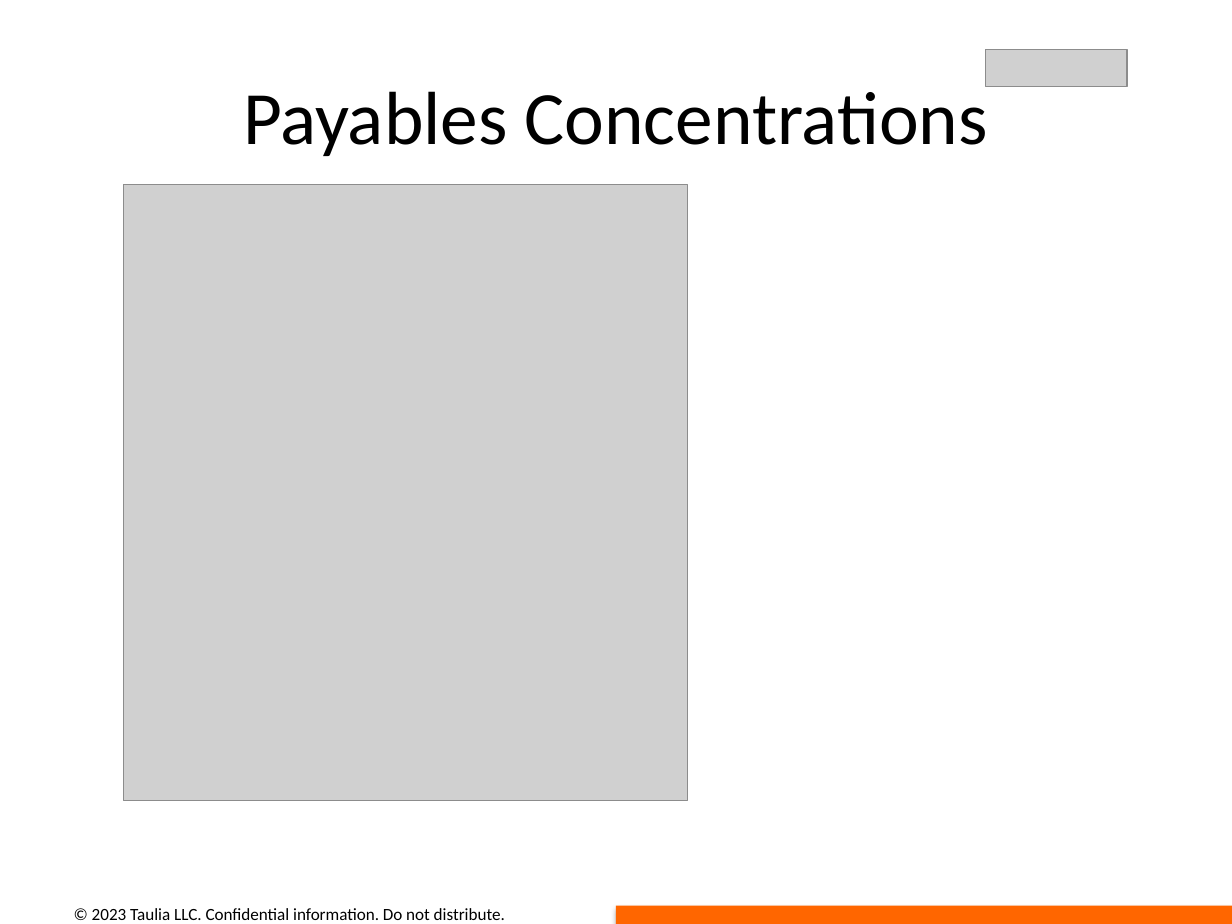
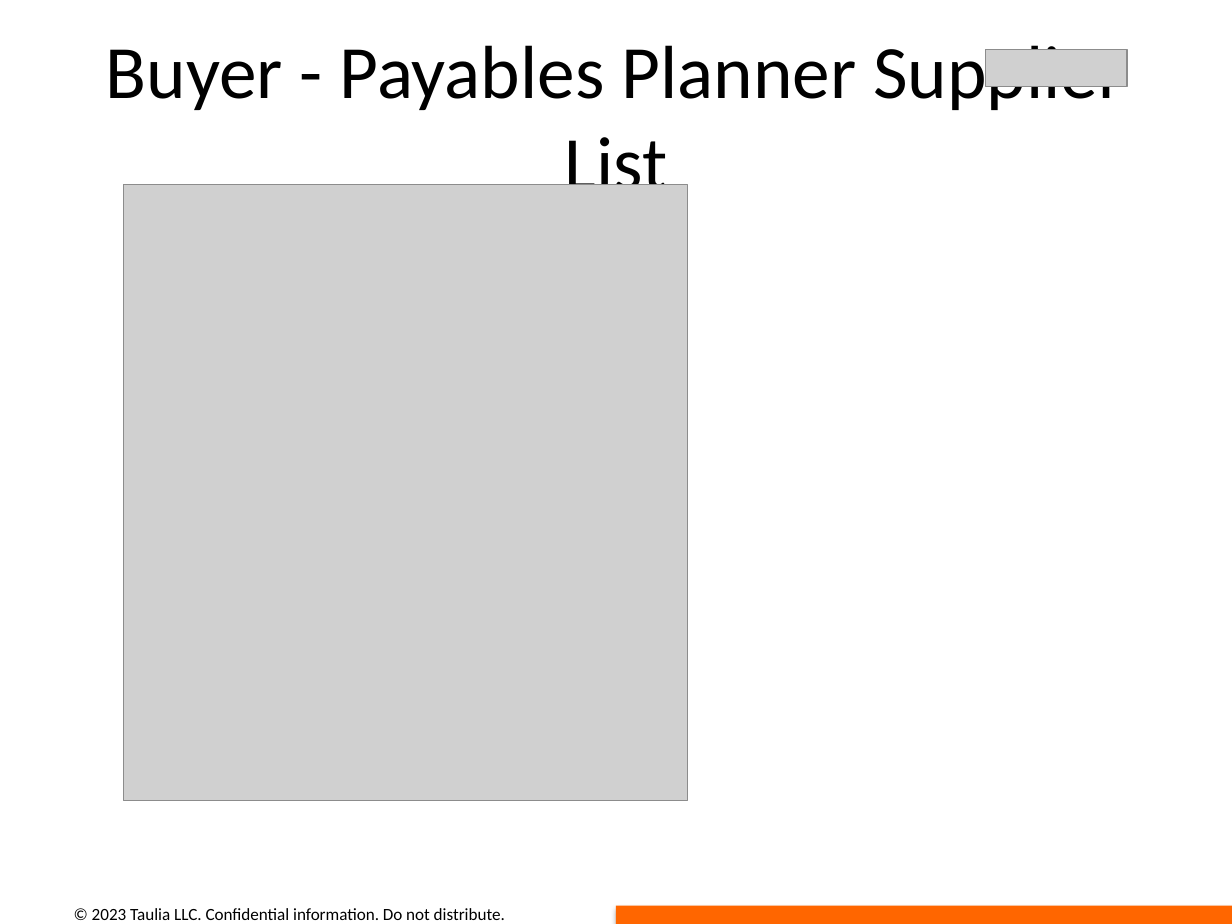
Before and after one commit to dimitarivanov-taulia/opportunity_deck_automation, a slide deck: slide 4 of presentations/output_presentation.pptx (slide 11 before the commit). Drawn at 1232x924 pixels with LibreOffice and Linux fonts; fonts in the diff are those of the drawing; grey boxes stand for pictures. Boxes give left, top, right and bottom in pixels: in the first picture for what was removed or moved away, otherwise in the second. Text is boxed around its words. In the diff, an @@ line names an element or a change of style, - is before the commit and + after.

```diff
--- a/presentations/output_presentation.pptx
+++ b/presentations/output_presentation.pptx
@@ title at (106,45,1124,207): text changed @@
-Payables Concentrations
+Buyer - Payables Planner Supplier List
```
Also in this commit, not shown: 4 other slides changed, 13 slides removed, 26 other files.
